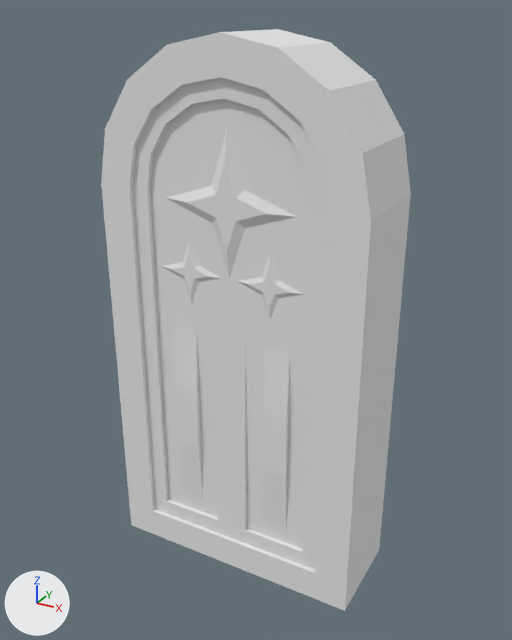
What one commit did to the OBJ model The_Dune_Project/Assets/Models/env/Modular Temple/Wall_Straight_Door_Stars.obj.
Before and after are seen from a 50 mm camera at (0.938, -2.179, 1.651) aimed at (0.009, -0.492, 0.807). Arrows for +X, +Y and +Z are at lower left; the lights stay in place. Where no turn or scale is listed for an object, it has been applied to the vertices.
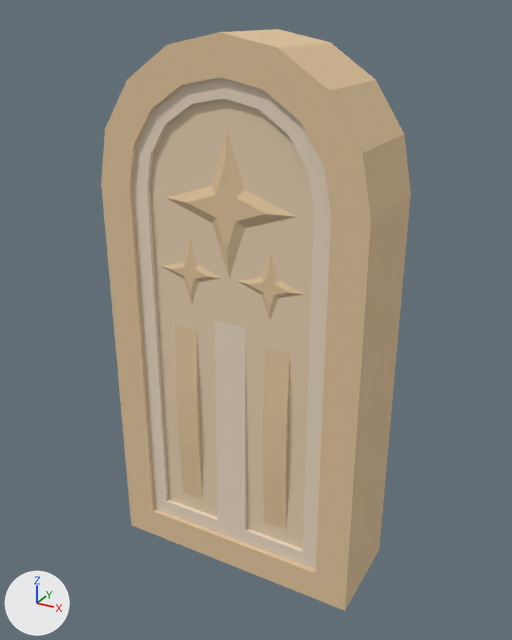
Location of each change, (x1, y1, x2, y2) in pixels of the pictures (512 x 640 px):
'object1', recoloured (white to beige)
    both: (101, 29, 411, 611)

What the commit changed:
Material 'Sandstone_6' (mat_sandstone_6) changes colour from white #e7e7e7 to beige #e2c59d; in linear values from (0.8, 0.8, 0.8) to (0.761, 0.561, 0.337).
Material 'Sandstone_4' (mat_sandstone_4) changes colour from white #e7e7e7 to beige #ecdac3; in linear values from (0.8, 0.8, 0.8) to (0.835, 0.698, 0.545).
Material 'Sandstone_5' (mat_sandstone_5) changes colour from white #e7e7e7 to beige #e7cfb1; in linear values from (0.8, 0.8, 0.8) to (0.8, 0.627, 0.439).
